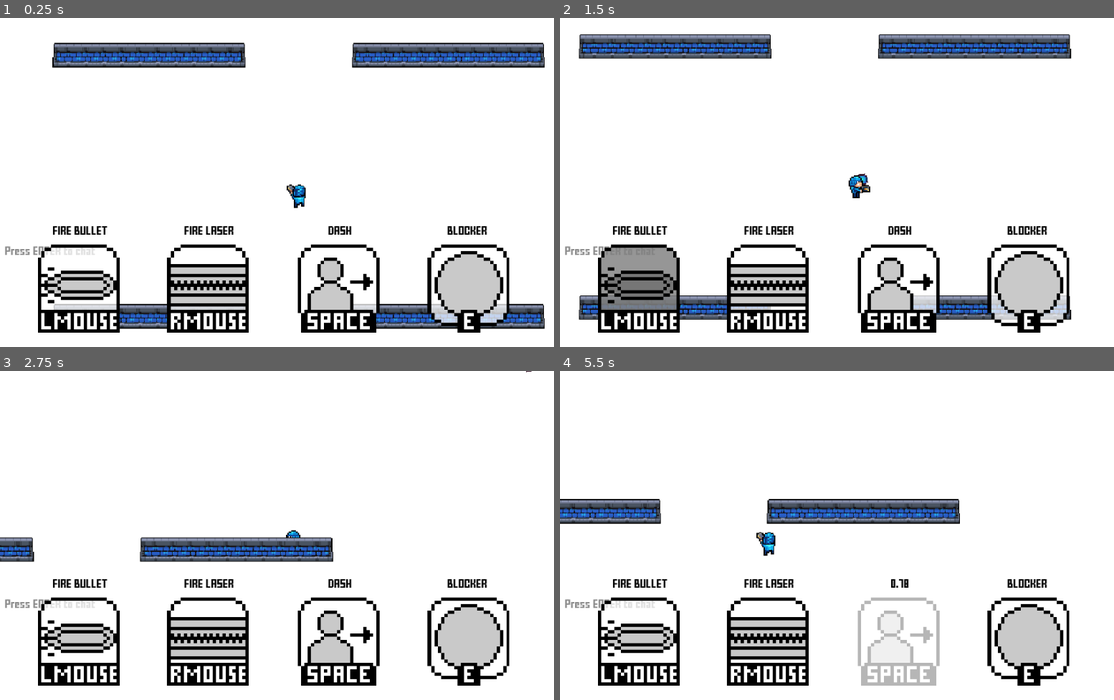
Above: before the commit, frames 1-4 (two rows, left to right).
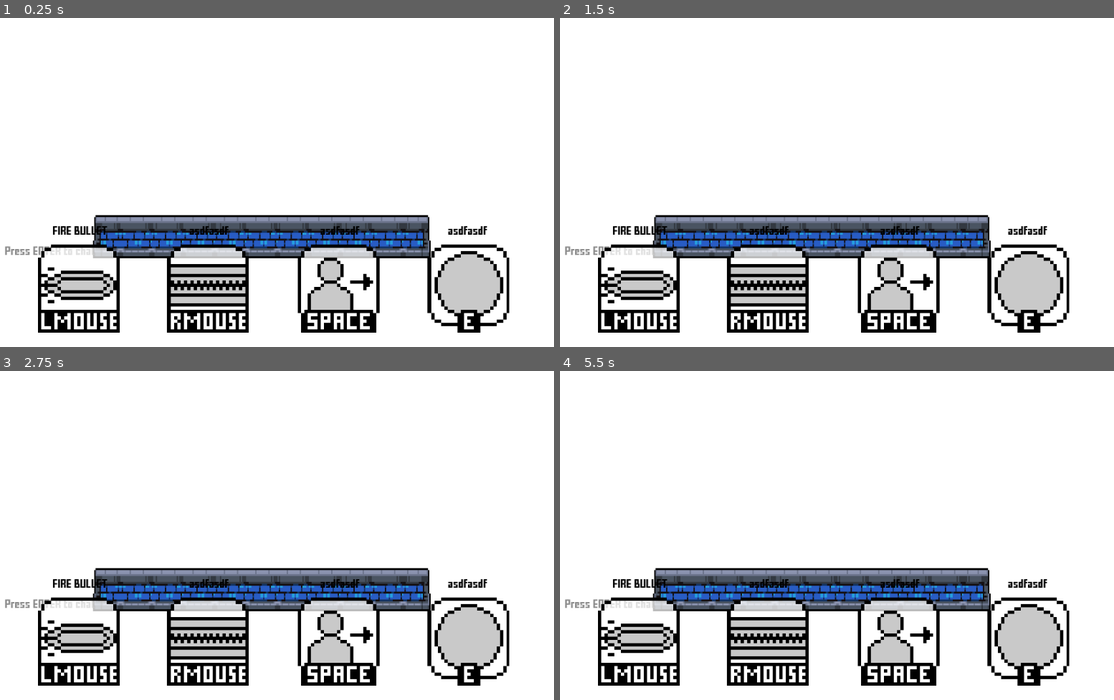
Above: after the commit, the same moments.

Repository: MarshallJDem/SuperCTF
Game: Godot game, scene res://TitleScreen.tscn
The game is run twice, just before and just after one commit, with the same random seed, the same clock (stepped at 60 frames per second) and the same inputs. Sound files missing from this copy of the repository are replaced by a short silence.
Inputs (mouse positions are in pixels of both pictures, inside the frame that each line leads up to):
- Up to frame 1 (0.25 s): no input
- Up to frame 2 (1.5 s): click (654, 251) at 0.52 s; type "12" at 0.6 s; tap Enter at 1.25, 1.35 s; move the mouse to (975, 166) at 1.27 s; hold D from 1.28 s (still down); click (975, 166) at 1.42 s
- Up to frame 3 (2.75 s): tap Space at 1.52, 2.27 s; move the mouse to (171, 551) at 2.02 s; release D at 2.03 s; hold S from 2.03 s (still down); tap 2 at 2.1 s
- Up to frame 4 (5.5 s): move the mouse to (903, 463) at 2.77 s; release S at 2.78 s; hold D 2.78-3.53 s; tap 3 at 2.85 s; move the mouse to (820, 601) at 3.52 s; hold W 3.53-4.28 s; tap H at 3.6 s; click (820, 601) at 3.67 s; tap Space at 3.77, 4.52, 5.27 s; move the mouse to (1019, 584) at 4.27 s; hold A from 4.28 s (still down); tap J at 4.35 s; move the mouse to (676, 486) at 5.02 s; tap L at 5.1 s

The runs differ from the first frame. In frame 1, 16% of the frame differs, in the area x 9-99%, y 7-95%; in frame 2, 17%, in the area x 3-93%, y 4-92%; in frame 3, 11%; in frame 4, 14%.
Error in both runs: Invalid get index '0' (on base: 'Dictionary'). (res://GameContent/LineEdit.gd:46)

Commit message:
Made some file organization changes

Diff:
--- a/Globals.gd
+++ b/Globals.gd
@@ -4,7 +4,7 @@
 var serverIP;
 var serverPublicToken;
 var serverPrivateToken = "privatetoken42402";
-var isServer = false;
+var isServer = true;
 var allowedPlayers = [];
 var matchID;
 
@@ -24,7 +24,7 @@
 # Whether or not lasers should destroy bullets
 var lasers_destroy_bullets = true;
 # Whether to run in testing mode (for development uses)
-var testing = true;
+var testing = false;
 var forcefield_cooldown = 3;
 
 
Binary file changed: HTML5_Export/CTF.png
Not shown, changed: export_presets.cfg
Not shown, added: .DS_Store
Not shown, changed: HTML5_Export/CTF.js
Not shown, changed: HTML5_Export/CTF.pck
Not shown, changed: HTML5_Export/CTF.wasm
Not shown, added: HTML5_Export/ctf.x86_64
Not shown, changed: Linux_Export/ctf.pck
Not shown, changed: Linux_Export/ctf.x86_64
Not shown, changed: Linux_Export/godot_server_dev
